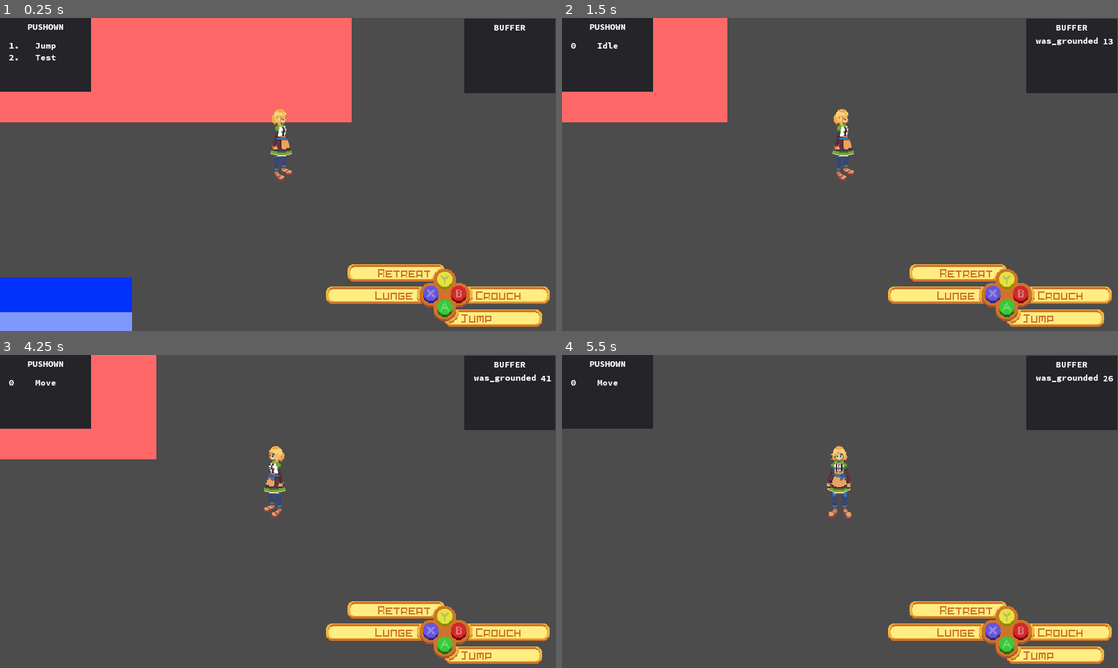
Above: before the commit, frames 1-4 (two rows, left to right).
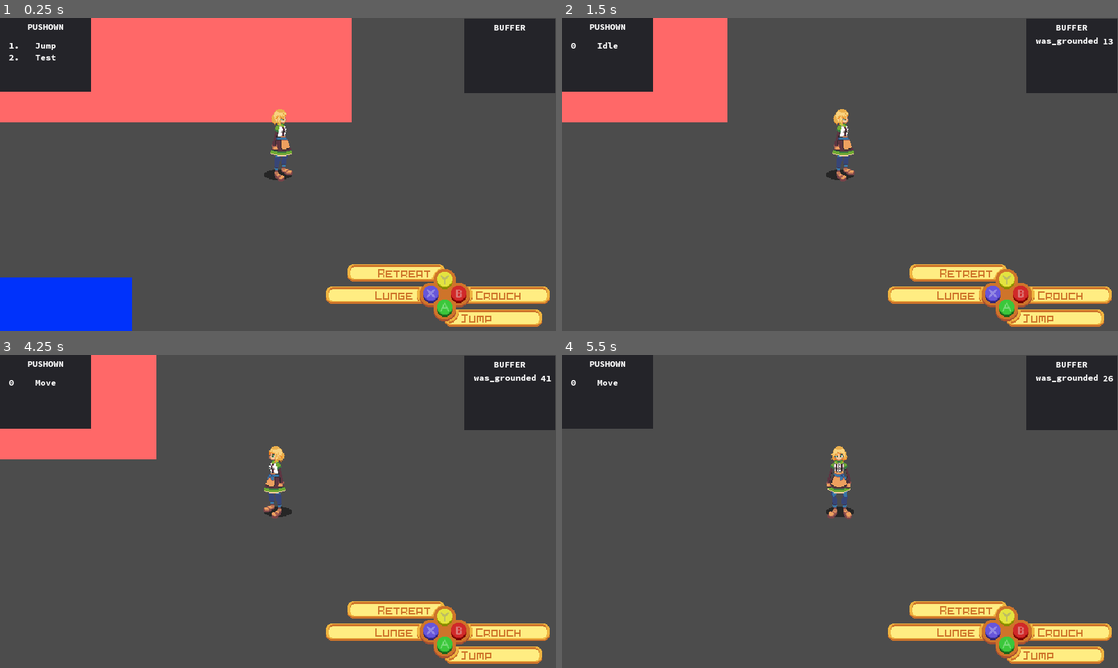
Above: after the commit, the same moments.

Repository: MTareqAzim/scratchpad
Game: Godot game, scene res://Scenes/World/World.tscn
The game is run twice, just before and just after one commit, with the same random seed, the same clock (stepped at 60 frames per second) and the same inputs.
Inputs (mouse positions are in pixels of both pictures, inside the frame that each line leads up to):
- Up to frame 1 (0.25 s): no input
- Up to frame 2 (1.5 s): tap Enter (ui_accept) at 0.5, 0.77 s; move the mouse to (962, 158) at 0.52 s; hold Right (ui_right) 0.53-1.25 s; click (962, 158) at 0.67 s; drag from (728, 190) to (840, 149) at 1.27 s
- Up to frame 3 (4.25 s): tap Enter (ui_accept) at 2, 3.5, 3.77 s; move the mouse to (333, 442) at 2.02 s; hold Right (ui_right) 2.03-2.75 s; drag from (250, 574) to (111, 464) at 2.77 s; move the mouse to (444, 558) at 3.52 s; hold Left (ui_left) from 3.53 s (still down)
- Up to frame 4 (5.5 s): release Left (ui_left) at 4.25 s; drag from (673, 464) to (840, 486) at 4.27 s; tap Enter (ui_accept) at 5 s; move the mouse to (867, 511) at 5.02 s; hold Down (ui_down) from 5.03 s (still down); click (867, 511) at 5.17 s

The runs differ from the first frame. In frame 1, 1.5% of the frame differs, in the area x 0-53%, y 48-100%; in frame 2, less than 0.1%; in frame 3, less than 0.1%; in frame 4, less than 0.1%.

Commit message:
Tweaked shadows.

Diff:
--- a/Scenes/Player/Player.tscn
+++ b/Scenes/Player/Player.tscn
@@ -26,16 +26,16 @@
 [ext_resource path="res://Sprites/Fita/shadow.png" type="Texture" id=24]
 
 [sub_resource type="RectangleShape2D" id=1]
-extents = Vector2( 19, 43 )
+extents = Vector2( 15, 43 )
 
 [sub_resource type="CircleShape2D" id=2]
-radius = 22.0
+radius = 18.0
 
 [sub_resource type="CapsuleShape2D" id=3]
 radius = 8.0
 height = 15.0
 
-[node name="Player2" instance=ExtResource( 1 )]
+[node name="Player2" index="0" instance=ExtResource( 1 )]
 MAX_SPEED = 2000
 _height = 60
 
@@ -48,8 +48,8 @@
 
 [node name="BaseShape" parent="." index="2"]
 visible = false
-polygon = PoolVector2Array( -14, -8, 14, -8, 14, 8, -14, 8 )
-polygons = [ PoolVector2Array( -14, -8, 14, -8, 14, 8, -14, 8 ) ]
+polygon = PoolVector2Array( -10, -8, 10, -8, 10, 8, -10, 8 )
+polygons = [ PoolVector2Array( -10, -8, 10, -8, 10, 8, -10, 8 ) ]
 
 [node name="AnimatedSprite" type="AnimatedSprite" parent="." index="3"]
 position = Vector2( 0, -36 )
--- a/Scenes/World/World.tscn
+++ b/Scenes/World/World.tscn
@@ -1,16 +1,26 @@
-[gd_scene load_steps=5 format=2]
+[gd_scene load_steps=7 format=2]
 
 [ext_resource path="res://Utils/Shadow/Shadow Mask.tscn" type="PackedScene" id=1]
 [ext_resource path="res://Utils/Physics Bodies/StaticSlope2P5D.tscn" type="PackedScene" id=2]
 [ext_resource path="res://Utils/Physics Bodies/StaticWall2P5D.tscn" type="PackedScene" id=3]
 [ext_resource path="res://Scenes/Player/Player.tscn" type="PackedScene" id=4]
 
+[sub_resource type="RectangleShape2D" id=2]
+extents = Vector2( 460, 276 )
+
+[sub_resource type="RectangleShape2D" id=1]
+extents = Vector2( 89, 43 )
+
 [node name="World" type="Node"]
 
 [node name="Shadow Mask" parent="." instance=ExtResource( 1 )]
-position = Vector2( 394, 677 )
+position = Vector2( 396, 677 )
 collision_layer = 8
 collision_mask = 0
+
+[node name="CollisionShape2D" parent="Shadow Mask" index="0"]
+position = Vector2( 35, -25 )
+shape = SubResource( 2 )
 
 [node name="StaticSlope2P5D2" parent="." instance=ExtResource( 2 )]
 editor/display_folded = true
@@ -38,29 +48,36 @@
 cast_to = Vector2( 0, -380 )
 
 [node name="StaticWall2P5D" parent="." instance=ExtResource( 3 )]
-editor/display_folded = true
-position = Vector2( 318, 642 )
-_z_pos = -70
-_height = 40
-
-[node name="DistToGround" parent="StaticWall2P5D" index="0"]
-visible = true
-cast_to = Vector2( 0, 70 )
+position = Vector2( 318, 712 )
+_height = 110
 
 [node name="TopShape" parent="StaticWall2P5D" index="1"]
-position = Vector2( 0, -40 )
+position = Vector2( 0, -110 )
 polygon = PoolVector2Array( -67, -10, 87, -10, 87, 59, -67, 59 )
 
 [node name="VolumeShape" parent="StaticWall2P5D" index="2"]
-polygon = PoolVector2Array( -67, -50, 87, -50, 87, 59, -67, 59 )
+polygon = PoolVector2Array( -67, -120, 87, -120, 87, 59, -67, 59 )
 
 [node name="BaseShape" parent="StaticWall2P5D" index="3"]
 polygon = PoolVector2Array( -67, -10, 87, -10, 87, 59, -67, 59 )
 polygons = [ PoolVector2Array( -67, -10, 87, -10, 87, 59, -67, 59 ) ]
 
+[node name="Shadow Mask" parent="StaticWall2P5D" instance=ExtResource( 1 )]
+position = Vector2( 10, -87 )
+collision_layer = 8
+collision_mask = 0
+z_pos = -110
+
+[node name="CollisionShape2D" parent="StaticWall2P5D/Shadow Mask" index="0"]
+shape = SubResource( 1 )
+
 [node name="Player2" parent="." instance=ExtResource( 4 )]
 position = Vector2( 573, 474 )
+
+[editable path="Shadow Mask"]
 
 [editable path="StaticSlope2P5D2"]
 
 [editable path="StaticWall2P5D"]
+
+[editable path="StaticWall2P5D/Shadow Mask"]
--- a/Utils/Physics Bodies/static_wall_2p5d.gd
+++ b/Utils/Physics Bodies/static_wall_2p5d.gd
@@ -6,6 +6,7 @@
 onready var _top_shape = $TopShape
 onready var _volume_shape = $VolumeShape
 onready var _dist_to_ground = $DistToGround
+onready var _shadow_mask = $ShadowMask
 onready var _ready := true
 
 export (int) var _z_pos: = 0 setget _set_z, get_z_pos
@@ -18,6 +19,10 @@
 
 func is_class(type: String) -> bool:
 	return type == "StaticWall2P5D" or .is_class(type)
+
+
+func get_global_pos() -> Vector3:
+	return Vector3(global_position.x, global_position.y - _z_pos, _z_pos)
 
 
 func get_z_pos() -> int:
--- a/Utils/Shadow/shadow_2d.gd
+++ b/Utils/Shadow/shadow_2d.gd
@@ -46,8 +46,15 @@
 							collide_with_bodies,
 							collide_with_areas)
 
+	var highest_shadow_mask
+
 	while collision_results:
-		collision_results["collider"].draw_shadow(self)
+		var shadow_mask = collision_results["collider"]
+		if shadow_mask.get_z_pos() >= _body.get_z_pos():
+			if highest_shadow_mask == null:
+				highest_shadow_mask = shadow_mask
+			if shadow_mask.get_z_pos() < highest_shadow_mask.get_z_pos():
+				highest_shadow_mask = shadow_mask
 		exclude.append(collision_results["rid"])
 		collision_results = \
 			space_state.intersect_ray(ray_from,
@@ -56,6 +63,9 @@
 							collision_layer,
 							collide_with_bodies,
 							collide_with_areas)
+
+	if highest_shadow_mask:
+		highest_shadow_mask.draw_shadow(self)
 
 
 func _set_shape(new_shape: CapsuleShape2D) -> void:
--- a/Utils/Shadow/shadow_mask.gd
+++ b/Utils/Shadow/shadow_mask.gd
@@ -34,15 +34,19 @@
 	return z_pos
 
 
+func set_extents(new_extents: Vector2) -> void:
+	_collider.shape.extents = new_extents
+
+
 func draw_shadow(shadow: Shadow2D) -> void:
 	var texture = shadow.texture
 	var position_3d = shadow.get_global_pos()
-	var position_2d = Vector2(position_3d.x, position_3d.y + z_pos) - texture.get_size()/2
+	var position_2d = Vector2(position_3d.x, position_3d.y + z_pos)
 	var local_position = to_local(position_2d)
 
 	for shape in get_base_shapes():
 		if Geometry2D.point_in_polygon(local_position, shape):
-			shadows_to_draw[texture] = local_position
+			shadows_to_draw[texture] = local_position - texture.get_size()/2
 			update()
 
 func get_base_shapes() -> Array:
Not shown: 1 places in Scenes/Player/Player.tscn that only renumber resources
